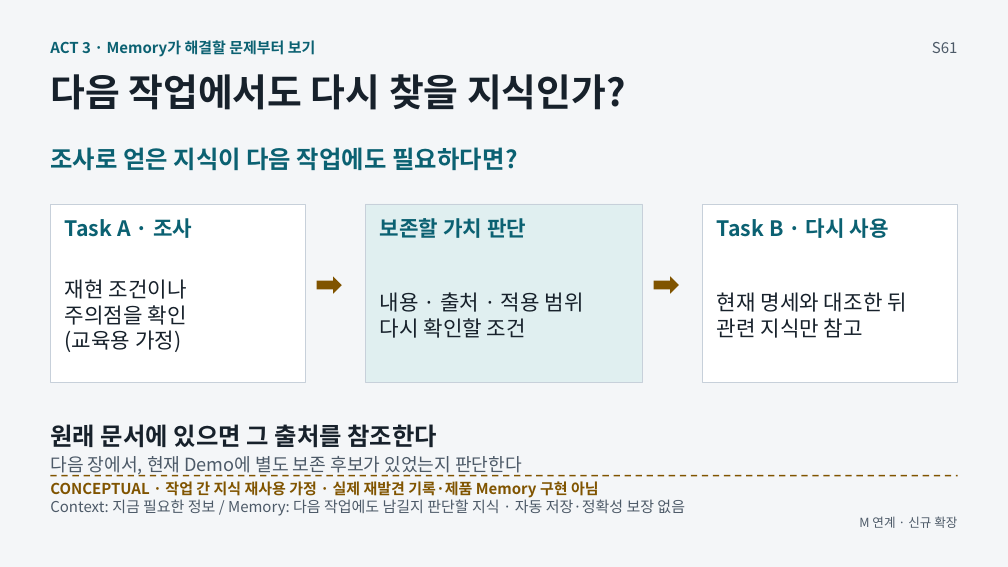
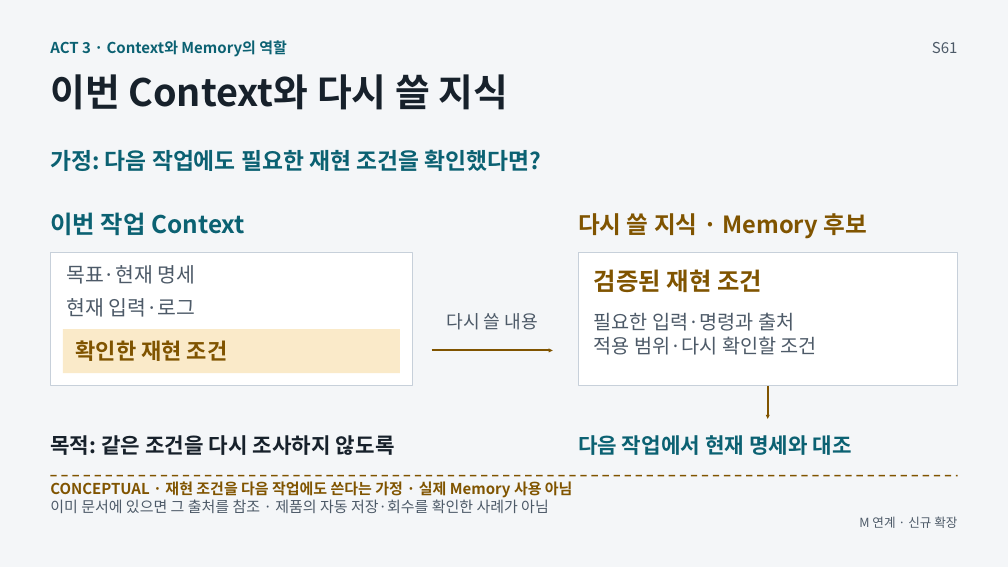
Before and after one commit to GideokKim/ai-dev-training, a slide deck: slide 61 of production/AI_Dev_Training_Full.pptx. Drawn at 1008x567 pixels with LibreOffice and Linux fonts; fonts in the diff are those of the drawing. Boxes give left, top, right and bottom in pixels: in the first picture for what was removed or moved away, otherwise in the second. Text is boxed around its words. In the diff, an @@ line names an element or a change of style, - is before the commit and + after.

```diff
--- a/production/AI_Dev_Training_Full.pptx
+++ b/production/AI_Dev_Training_Full.pptx
@@ text at box(50, 40, 287, 57): text changed @@
-ACT 3 · Memory가 해결할 문제부터 보기
+ACT 3 · Context와 Memory의 역할
@@ text at box(50, 74, 509, 110): text changed @@
-다음 작업에서도 다시 찾을 지식인가?
+이번 Context와 다시 쓸 지식
@@ text at box(50, 149, 541, 171): text changed; size 23.2 to 21.8 pt @@
-조사로 얻은 지식이 다음 작업에도 필요하다면?
+가정: 다음 작업에도 필요한 재현 조건을 확인했다면?
@@ rectangle removed at box(365, 204, 643, 382) @@
@@ text added at box(50, 212, 245, 236), 23.2 pt, text #0B6172, bold @@
+이번 작업 Context
@@ text removed at box(65, 218, 192, 238) @@
-Task A · 조사
@@ text removed at box(380, 218, 526, 238) @@
-보존할 가치 판단
@@ text added at box(578, 213, 868, 239), 22.5 pt, text #805400, bold @@
+다시 쓸 지식 · Memory 후보
@@ text removed at box(717, 218, 889, 238) @@
-Task B · 다시 사용
@@ rectangle: place and size @@
-rectangle at box(51, 204, 306, 382)
+rectangle at box(51, 252, 413, 386)
@@ text added at box(66, 265, 196, 284), 19.5 pt, text #4D5A68 @@
+목표·현재 명세
@@ rectangle: place and size @@
-rectangle at box(702, 204, 958, 382)
+rectangle at box(578, 252, 958, 386)
@@ text added at box(594, 269, 762, 292), 23.2 pt, text #805400, bold @@
+검증된 재현 조건
@@ text removed at box(65, 279, 187, 352) @@
-재현 조건이나
-주의점을 확인
-(교육용 가정)
@@ text added at box(66, 298, 195, 317), 19.5 pt, text #4D5A68 @@
+현재 입력·로그
@@ right arrow removed at box(317, 277, 342, 294) @@
@@ right arrow removed at box(654, 277, 679, 294) @@
@@ text removed at box(717, 292, 907, 338) @@
-현재 명세와 대조한 뒤
-관련 지식만 참고
@@ rectangle added at box(63, 329, 400, 373), fill #FAEAC9 @@
@@ text added at box(446, 313, 538, 330), 17.2 pt, text #4D5A68 @@
+다시 쓸 내용
@@ text at box(594, 312, 817, 355): text changed; size 20.2 to 18.8 pt; text colour #17212B to #4D5A68 @@
-내용 · 출처 · 적용 범위
-다시 확인할 조건
+필요한 입력·명령과 출처
+적용 범위·다시 확인할 조건
@@ text added at box(76, 340, 228, 361), 21 pt, text #805400, bold @@
+확인한 재현 조건
@@ arrow added from (432, 351) to (553, 351), #805400 1.88 pt @@
@@ arrow added from (768, 386) to (768, 419), #805400 1.88 pt @@
@@ text added at box(50, 435, 395, 455), 20.2 pt, text #17212B, bold @@
+목적: 같은 조건을 다시 조사하지 않도록
@@ text added at box(578, 435, 852, 455), 20.2 pt, text #0B6172, bold @@
+다음 작업에서 현재 명세와 대조
@@ text removed at box(50, 456, 522, 476) @@
-다음 장에서, 현재 Demo에 별도 보존 후보가 있었는지 판단한다
@@ text at box(50, 481, 573, 498): text changed @@
-CONCEPTUAL · 작업 간 지식 재사용 가정 · 실제 재발견 기록·제품 Memory 구현 아님
+CONCEPTUAL · 재현 조건을 다음 작업에도 쓴다는 가정 · 실제 Memory 사용 아님
@@ text at box(50, 497, 549, 513): text changed; size 23.2 to 14.2 pt; text colour #17212B to #4D5A68; bold off @@
-원래 문서에 있으면 그 출처를 참조한다
+이미 문서에 있으면 그 출처를 참조 · 제품의 자동 저장·회수를 확인한 사례가 아님
@@ text removed at box(50, 497, 685, 516) @@
-Context: 지금 필요한 정보 / Memory: 다음 작업에도 남길지 판단할 지식 · 자동 저장·정확성 보장 없음
```
Also in this commit, not shown: 24 other files.
